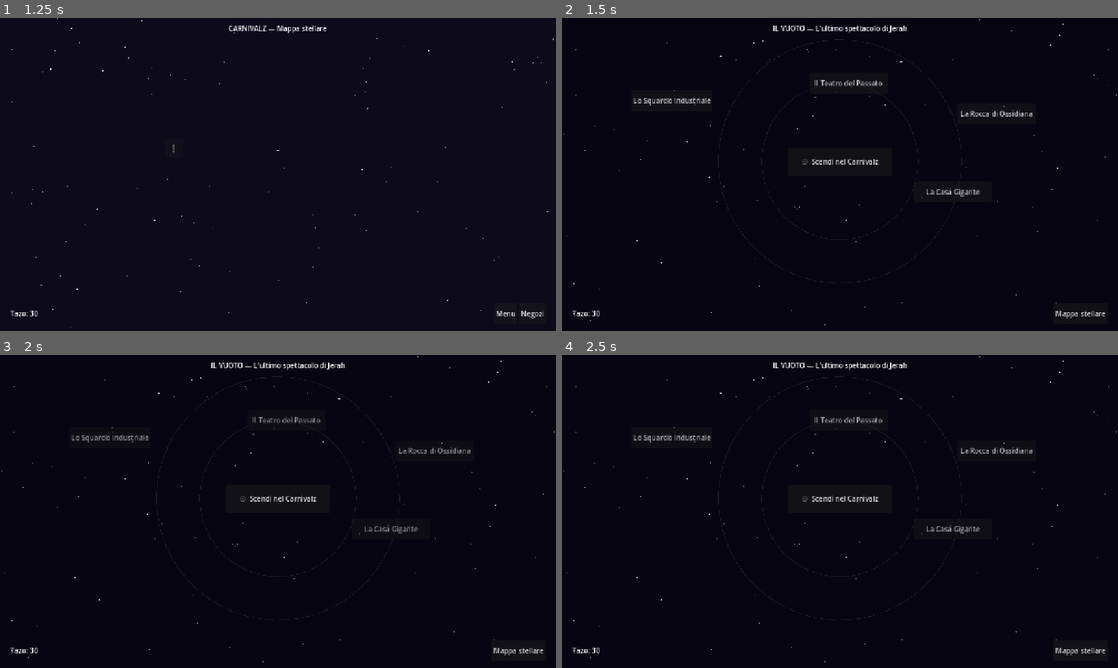
Above: before the commit, frames 1-4 (two rows, left to right).
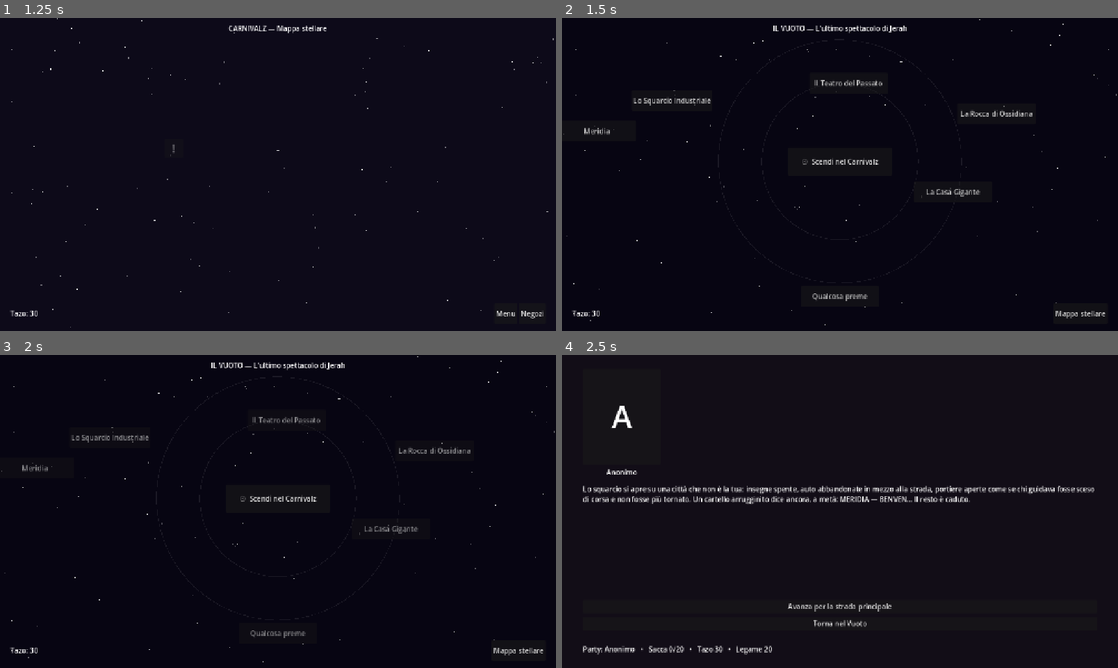
Above: after the commit, the same moments.

Repository: Rio-Chico-Devs/Carnivalz
Game: Godot game, scene res://scenes/Menu.tscn
Two runs of this game, one before a commit and one after it. Both use one fixed random seed, a clock stepped at 60 frames per second and the inputs below.
Inputs (mouse positions are in pixels of both pictures, inside the frame that each line leads up to):
- Up to frame 1 (1.25 s): click "Gioca" at 0.5 s
- Up to frame 2 (1.5 s): click "!" at 1.25 s
- Up to frame 3 (2 s): no input
- Up to frame 4 (2.5 s): click (595, 467) at 2 s, where only the run after the commit has a clickable "Meridia"

Frame 1 is identical in both runs. In frame 2, 0.2% of the frame differs, in the area x 0-55%, y 34-91%; in frame 3, 0.2%; in frame 4, 4.3%, in the area x 0-100%, y 0-99%.

Commit message:
Meridia (citta' zombie, farming) e "Qualcosa preme": il primo Vuoto e' completo
Due nuove fratture nel Vuoto di Jerah, che ne completano la forma base
(6 fratture visibili + 3 nascoste/segnaposto).

Meridia: terreno di farming a tema citta' zombie/mondo perduto.
- 7 nodi, agguati frequenti (probabilita' 0.5) con due nemici comuni
  nuovi: zombie_cittadino e infetto_rapido
- pochissimo Tazo per bottino (5-8 a trovata, come richiesto) e armi
  comuni riutilizzabili in combattimento come oggetti a danno diretto:
  bastone, spranga di ferro, mazzafrusto, sparachiodi arrugginito,
  motosega (quest'ultima dietro scasso, nell'officina)
- edicola con 3 pagine di giornale per la lore (comportamenti anomali ->
  coprifuoco e ospedali al collasso -> ultima edizione mai completata):
  Meridia e' un mondo gia' consumato da un proprio Carnivalz, attratto
  nel Vuoto come "mondo gia' distrutto" (canone gia' scritto); tornera'
  in altre fratture future

Qualcosa preme: frattura minima, segnaposto per contenuti futuri.
- nuova chiave motore 'espulsione_automatica' su un nodo (Main.gd):
  nessuna scelta reale, dopo una breve pausa si torna da soli al Vuoto;
  gli alleati temporanei vengono congedati come nell'uscita normale

Co-Authored-By: Claude Sonnet 5 <noreply@anthropic.com>
Claude-Session: https://claude.ai/code/session_01AE7uzpDH1Lo1PHb29aXJxZ

Diff:
--- a/data/mappa.json
+++ b/data/mappa.json
@@ -40,6 +40,20 @@
 					"file_eventi": "res://data/vuoti/rocca_ossidiana.json"
 				},
 				{
+					"id": "meridia",
+					"nome": "Meridia",
+					"pos": [80, 260],
+					"musica": "res://audio/musica/frattura_meridia.ogg",
+					"file_eventi": "res://data/vuoti/meridia.json"
+				},
+				{
+					"id": "qualcosa_preme",
+					"nome": "Qualcosa preme",
+					"pos": [640, 640],
+					"musica": "",
+					"file_eventi": "res://data/vuoti/qualcosa_preme.json"
+				},
+				{
 					"id": "kizako_ala",
 					"nome": "Kizako Industries — Ala Dimenticata",
 					"pos": [180, 420],
--- a/data/oggetti.json
+++ b/data/oggetti.json
@@ -191,6 +191,59 @@
 			"nome": "Elenco dei sacrificati",
 			"tipo": "chiave",
 			"descrizione": "Nomi su nomi, per anni, nella stessa grafia. Verso la fine, la grafia trema. Gli ultimi nomi non li hai ancora letti con attenzione."
+		},
+		{
+			"id": "bastone",
+			"nome": "Bastone",
+			"tipo": "consumabile",
+			"descrizione": "Un pezzo di legno qualsiasi, tenuto per anni vicino alla porta per un motivo che ora sembra ovvio.",
+			"effetto": { "danno": 1 }
+		},
+		{
+			"id": "spranga_di_ferro",
+			"nome": "Spranga di ferro",
+			"tipo": "consumabile",
+			"descrizione": "Pesante, fredda, coperta di una ruggine che non viene via. Ignora le difese.",
+			"effetto": { "danno": 2 }
+		},
+		{
+			"id": "mazzafrusto",
+			"nome": "Mazzafrusto",
+			"tipo": "consumabile",
+			"descrizione": "Improvvisato con catena e un lucchetto. Chi l'ha costruito non aveva molto tempo, e si vede.",
+			"effetto": { "danno": 2 }
+		},
+		{
+			"id": "sparachiodi_arrugginito",
+			"nome": "Sparachiodi arrugginito",
+			"tipo": "consumabile",
+			"descrizione": "Da cantiere, non da difesa personale. Funziona lo stesso, se lo tieni ben saldo.",
+			"effetto": { "danno": 3 }
+		},
+		{
+			"id": "motosega",
+			"nome": "Motosega",
+			"tipo": "consumabile",
+			"descrizione": "Il serbatoio ha ancora qualche strappo di vita. Rumorosa, definitiva, difficile da trovare intatta.",
+			"effetto": { "danno": 5 }
+		},
+		{
+			"id": "pagina_di_giornale_1",
+			"nome": "Pagina di giornale (prima)",
+			"tipo": "chiave",
+			"descrizione": "Cronaca locale di Meridia, data illeggibile. In fondo alla pagina, un trafiletto: 'Comportamenti anomali in aumento, dicono le autorità: nulla di cui preoccuparsi.'"
+		},
+		{
+			"id": "pagina_di_giornale_2",
+			"nome": "Pagina di giornale (seconda)",
+			"tipo": "chiave",
+			"descrizione": "Titolo a caratteri cubitali: 'COPRIFUOCO OBBLIGATORIO. OSPEDALI AL COLLASSO.' Un articolo più piccolo parla di 'episodi di aggressività di massa, causa sconosciuta'."
+		},
+		{
+			"id": "pagina_di_giornale_3",
+			"nome": "Pagina di giornale (ultima)",
+			"tipo": "chiave",
+			"descrizione": "L'ultima edizione mai stampata di Meridia. Metà pagina è vuota: chi la componeva non ha fatto in tempo a finirla. Le parole rimaste dicono solo: 'evacuare subito, non fer'."
 		},
 		{
 			"id": "meccanismo_del_varco",
--- a/data/personaggi.json
+++ b/data/personaggi.json
@@ -266,6 +266,38 @@
 			]
 		},
 		{
+			"id": "zombie_cittadino",
+			"nome": "Zombie Cittadino",
+			"hp": 3,
+			"attacco": 1,
+			"difesa": 0,
+			"velocita": 1,
+			"xp": 6,
+			"tazo": 3,
+			"ritratto": "res://art/personaggi/zombie_cittadino.png",
+			"descrizione": "Era qualcuno, a Meridia, prima del coprifuoco. Ora cammina piano, verso niente in particolare, con tutti gli altri.",
+			"carta": { "id": "carta_zombie_cittadino", "nome": "Zombie Cittadino", "rarita": "comune", "chance": 0.02, "testo": "Meridia ne ha fatti a migliaia, tutti uguali." },
+			"bottino_comune": [
+				{ "oggetto": "bastone", "chance": 0.25 }
+			]
+		},
+		{
+			"id": "infetto_rapido",
+			"nome": "Infetto Rapido",
+			"hp": 3,
+			"attacco": 2,
+			"difesa": 0,
+			"velocita": 5,
+			"xp": 7,
+			"tazo": 4,
+			"ritratto": "res://art/personaggi/infetto_rapido.png",
+			"descrizione": "Non tutti a Meridia sono diventati lenti. Questi corrono ancora, come se stessero ancora scappando da qualcosa.",
+			"carta": { "id": "carta_infetto_rapido", "nome": "Infetto Rapido", "rarita": "comune", "chance": 0.02, "testo": "Corre da anni. Non si è mai fermato a chiedersi perché." },
+			"bottino_comune": [
+				{ "oggetto": "spranga_di_ferro", "chance": 0.15 }
+			]
+		},
+		{
 			"id": "marionetta",
 			"nome": "Marionetta",
 			"hp": 3,
--- /dev/null
+++ b/data/vuoti/meridia.json
@@ -0,0 +1,81 @@
+{
+	"nodo_iniziale": "varco",
+	"nodi": {
+		"varco": {
+			"testo": "Lo squarcio si apre su una città che non è la tua: insegne spente, auto abbandonate in mezzo alla strada, portiere aperte come se chi guidava fosse sceso di corsa e non fosse più tornato. Un cartello arrugginito dice ancora, a metà: MERIDIA — BENVEN... Il resto è caduto.",
+			"scelte": [
+				{ "testo": "Avanza per la strada principale", "vai": "strada_principale" },
+				{ "testo": "Torna nel Vuoto", "torna_vuoto": true }
+			]
+		},
+		"strada_principale": {
+			"testo": "La strada principale di Meridia è un cimitero di vetrine rotte. Ogni tanto, tra le macerie, qualcosa si muove piano — o troppo in fretta.",
+			"agguato": {
+				"probabilita": 0.5,
+				"gruppi": [["zombie_cittadino"], ["zombie_cittadino", "zombie_cittadino"], ["infetto_rapido"], ["zombie_cittadino", "infetto_rapido"]],
+				"se_perdi": "espulso"
+			},
+			"scelte": [
+				{ "testo": "Entra nel supermercato saccheggiato", "vai": "supermercato" },
+				{ "testo": "Entra nell'officina abbandonata", "vai": "officina" },
+				{ "testo": "Vai verso l'edicola", "vai": "edicola" },
+				{ "testo": "Torna al varco", "vai": "varco" }
+			]
+		},
+		"supermercato": {
+			"testo": "Scaffali rovesciati, carrelli abbandonati a metà corsia. Qualcuno ha fatto scorte, prima della fine. Non è bastato.",
+			"agguato": {
+				"probabilita": 0.5,
+				"gruppi": [["zombie_cittadino"], ["zombie_cittadino", "zombie_cittadino"]],
+				"se_perdi": "espulso"
+			},
+			"scelte": [
+				{ "testo": "Fruga tra gli scaffali caduti", "vai": "supermercato", "una_tantum": "mer_bastone", "oggetto": "bastone", "tazo": 6 },
+				{ "testo": "Svuota una cassa ancora chiusa", "vai": "supermercato", "una_tantum": "mer_tazo_1", "tazo": 8 },
+				{ "testo": "Torna alla strada", "vai": "strada_principale" }
+			]
+		},
+		"officina": {
+			"testo": "Un'officina meccanica, attrezzi sparsi ovunque. Un furgone è ancora sollevato sul ponte, come se il lavoro dovesse riprendere da un momento all'altro.",
+			"agguato": {
+				"probabilita": 0.5,
+				"gruppi": [["infetto_rapido"], ["zombie_cittadino", "infetto_rapido"]],
+				"se_perdi": "espulso"
+			},
+			"scelte": [
+				{ "testo": "Recupera la spranga di ferro sul banco", "vai": "officina", "una_tantum": "mer_spranga", "oggetto": "spranga_di_ferro", "tazo": 5 },
+				{ "testo": "Forza l'armadietto degli attrezzi", "vai": "officina", "richiede": "scasso", "una_tantum": "mer_motosega", "oggetto": "motosega" },
+				{ "testo": "Torna alla strada", "vai": "strada_principale" }
+			]
+		},
+		"edicola": {
+			"testo": "Un'edicola con la saracinesca a metà. Dentro, pile di giornali ingialliti, l'ultima consegna mai ritirata da nessuno.",
+			"scelte": [
+				{ "testo": "Leggi la prima pagina rimasta", "vai": "edicola", "una_tantum": "mer_giornale_1", "oggetto": "pagina_di_giornale_1" },
+				{ "testo": "Leggi la seconda pagina rimasta", "vai": "edicola", "una_tantum": "mer_giornale_2", "oggetto": "pagina_di_giornale_2" },
+				{ "testo": "Leggi l'ultima edizione mai stampata", "vai": "edicola", "una_tantum": "mer_giornale_3", "oggetto": "pagina_di_giornale_3" },
+				{ "testo": "Vai verso il vicolo sul retro", "vai": "vicolo" },
+				{ "testo": "Torna alla strada", "vai": "strada_principale" }
+			]
+		},
+		"vicolo": {
+			"testo": "Un vicolo stretto dietro l'edicola, cassonetti rovesciati, una scala antincendio che sale verso il nulla. L'aria qui è ancora più ferma.",
+			"agguato": {
+				"probabilita": 0.5,
+				"gruppi": [["zombie_cittadino"], ["infetto_rapido"], ["zombie_cittadino", "zombie_cittadino"]],
+				"se_perdi": "espulso"
+			},
+			"scelte": [
+				{ "testo": "Raccogli il mazzafrusto improvvisato", "vai": "vicolo", "una_tantum": "mer_mazzafrusto", "oggetto": "mazzafrusto", "tazo": 6 },
+				{ "testo": "Recupera lo sparachiodi caduto tra i cassonetti", "vai": "vicolo", "una_tantum": "mer_sparachiodi", "oggetto": "sparachiodi_arrugginito", "tazo": 5 },
+				{ "testo": "Torna all'edicola", "vai": "edicola" }
+			]
+		},
+		"espulso": {
+			"testo": "Le mani marce ti si chiudono attorno per un istante, poi lo squarcio ti strappa via, di nuovo nel Vuoto. Meridia resta lì, silenziosa e piena.",
+			"scelte": [
+				{ "testo": "Riprendi fiato nel Vuoto", "torna_vuoto": true }
+			]
+		}
+	}
+}
--- /dev/null
+++ b/data/vuoti/qualcosa_preme.json
@@ -0,0 +1,12 @@
+{
+	"nodo_iniziale": "soglia",
+	"nodi": {
+		"soglia": {
+			"testo": "Lo squarcio non si apre su un luogo. Si apre su una pressione — enorme, senza forma, che ti schiaccia il petto prima ancora che tu abbia fatto un passo. Non c'è niente da vedere. C'è solo qualcosa, dall'altra parte, che si accorge di te. Il Vuoto stesso sembra volerti indietro.",
+			"espulsione_automatica": true,
+			"scelte": [
+				{ "testo": "...", "torna_vuoto": true }
+			]
+		}
+	}
+}
--- a/scripts/Main.gd
+++ b/scripts/Main.gd
@@ -56,6 +56,15 @@
 	narratore.text = nodo.get("testo", "")
 	aggiorna_palco(nodo)
 	aggiorna_stato()
+	if nodo.get("espulsione_automatica", false):
+		# non c'e' niente da scegliere: il posto stesso ti rigetta fuori
+		for figlio in contenitore_scelte.get_children():
+			figlio.queue_free()
+		aggiorna_dialoga()
+		await get_tree().create_timer(1.8).timeout
+		GameState.congeda_tutti_temporanei()
+		get_tree().change_scene_to_file(SCENA_VUOTO)
+		return
 	ricostruisci_scelte(nodo)
 	aggiorna_dialoga()
 
Not shown, changed: README.md
Not shown, changed: audio/README.md
Not shown, changed: docs/storia.md
